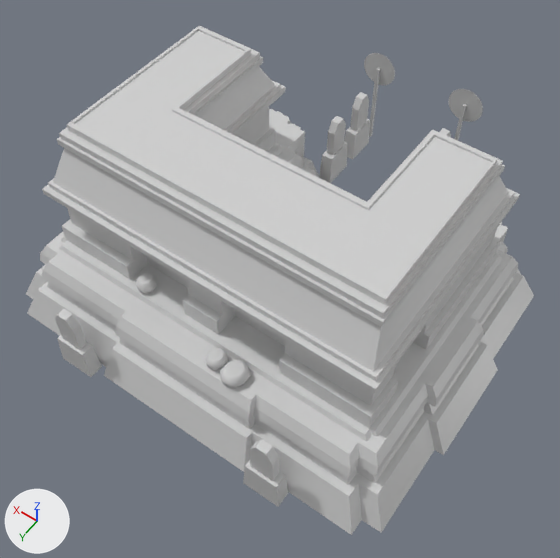
Before and after pictures for a commit that changed the COLLADA model art/meshes/structural/maya_protoclassic/cc_2.dae.
Both versions are drawn from a 50 mm camera at (-18.4, 30.5, 41.2) aimed at (-0.9, 6.1, 2.8). The lights are fixed; the arrows at lower left show +X, +Y and +Z. Where no turn or scale is listed for an object, it has been applied to the vertices.

Objects in the first picture: 'cc_2'.
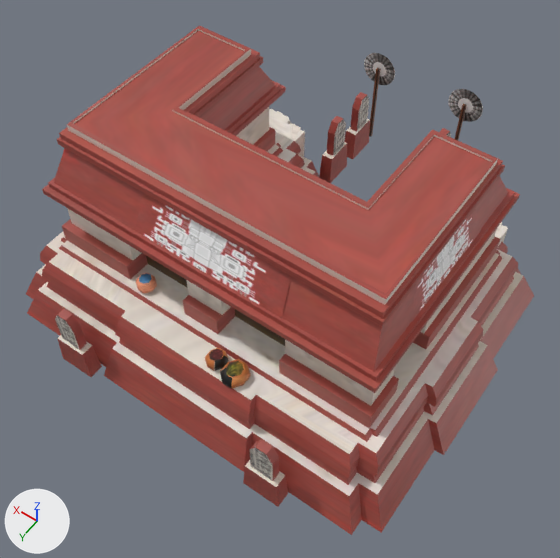
Where the change shows, as pixel boxes [x1, y1, x2, y2] in the pictures (560 x 558 px):
'cc_2', surface changed (grey to brown): [26, 26, 534, 535] in both

The change, as a list of edits to the scene's bpy script:
```text
Add img_maya_protoclassic_struct_png:
    img_maya_protoclassic_struct_png = load_image('maya_protoclassic_struct.png', 'maya_protoclassic_struct.png', 2048, 1024, 'sRGB')
Change mat_textura_finais_maia_001:
    remove mat_textura_finais_maia_001.base_color = (0.64, 0.64, 0.64)  # light grey #d1d1d1
    mat_textura_finais_maia_001.roughness: 0.44 -> 0.5
    add mat_textura_finais_maia_001.texture = img_maya_protoclassic_struct_png
```
